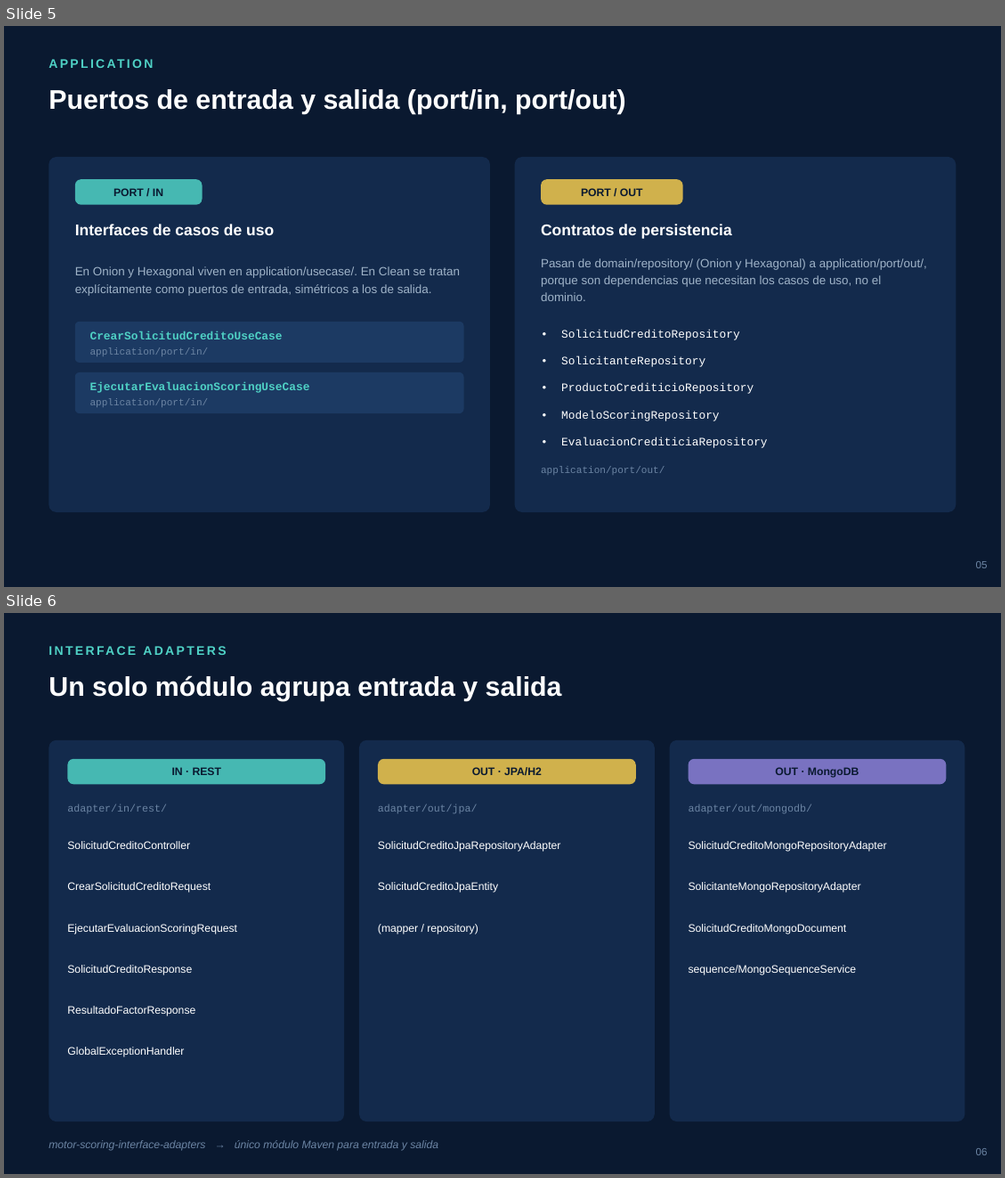
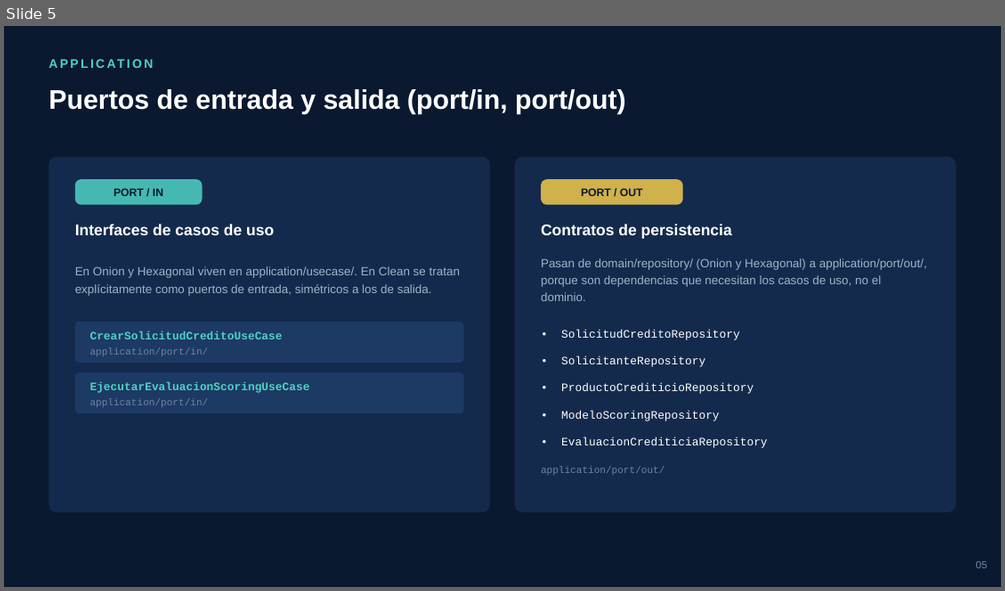
Before and after one commit to JoseJulca/CleanArquitecture, a slide deck: Motor_Scoring_Clean_Architecture.pptx. Shown one above the other, each under a label of ours: slides 5 and 6 before the commit, slide 5 after it. The pictures are 1005x1178 and 1005x591 pixels, drawn with LibreOffice and Linux fonts; fonts in the diff are those of the drawing. Boxes give left, top, right and bottom in pixels: in the first picture for what was removed or moved away, otherwise in the second. Text is boxed around its words. In the diff, an @@ line names an element or a change of style, - is before the commit and + after.

```diff
--- a/Motor_Scoring_Clean_Architecture.pptx
+++ b/Motor_Scoring_Clean_Architecture.pptx
@@ slide 6 removed at (4, 613, 1001, 1174), background #0A1930 @@
@@ text removed at (48, 639, 797, 662) @@
-INTERFACE ADAPTERS
@@ text removed at (48, 675, 562, 701) @@
-Un solo módulo agrupa entrada y salida
@@ rounded rectangle removed at (48, 740, 344, 1121) @@
@@ rounded rectangle removed at (359, 740, 655, 1121) @@
@@ rounded rectangle removed at (670, 740, 965, 1121) @@
@@ rounded rectangle removed at (67, 759, 325, 784) @@
@@ text removed at (172, 767, 221, 775) @@
-IN · REST
@@ rounded rectangle removed at (378, 759, 636, 784) @@
@@ text removed at (472, 767, 542, 776) @@
-OUT · JPA/H2
@@ rounded rectangle removed at (688, 759, 947, 784) @@
@@ text removed at (775, 767, 858, 778) @@
-OUT · MongoDB
@@ text removed at (67, 804, 167, 813) @@
-adapter/in/rest/
@@ text removed at (378, 804, 477, 813) @@
-adapter/out/jpa/
@@ text removed at (688, 804, 813, 813) @@
-adapter/out/mongodb/
@@ text removed at (67, 841, 190, 849) @@
-SolicitudCreditoController
@@ text removed at (378, 841, 560, 852) @@
-SolicitudCreditoJpaRepositoryAdapter
@@ text removed at (688, 841, 887, 852) @@
-SolicitudCreditoMongoRepositoryAdapter
@@ text removed at (67, 882, 210, 892) @@
-CrearSolicitudCreditoRequest
@@ text removed at (378, 882, 498, 892) @@
-SolicitudCreditoJpaEntity
@@ text removed at (688, 882, 861, 892) @@
-SolicitanteMongoRepositoryAdapter
@@ text removed at (67, 924, 237, 934) @@
-EjecutarEvaluacionScoringRequest
@@ text removed at (378, 924, 477, 934) @@
-(mapper / repository)
@@ text removed at (688, 924, 847, 934) @@
-SolicitudCreditoMongoDocument
@@ text removed at (67, 965, 192, 975) @@
-SolicitudCreditoResponse
@@ text removed at (688, 965, 857, 975) @@
-sequence/MongoSequenceService
@@ text removed at (67, 1005, 195, 1016) @@
-ResultadoFactorResponse
@@ text removed at (67, 1046, 184, 1057) @@
-GlobalExceptionHandler
@@ text removed at (48, 1140, 438, 1151) @@
-motor-scoring-interface-adapters → único módulo Maven para entrada y salida
@@ text removed at (976, 1148, 987, 1155) @@
-06
```
Also in this commit, not shown: 7 slides changed, 2 slides added.
